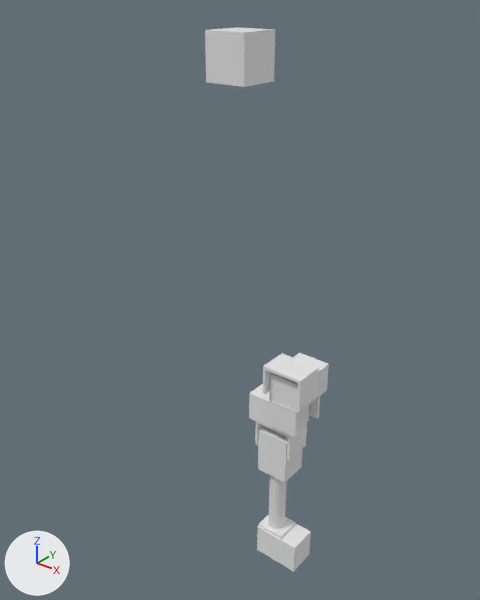
An edit to the Blender file neck.blend, drawn before and after from the same camera.
One viewpoint serves both versions: a 50 mm lens placed at (0.408, -0.574, 0.762), pointed at (-0.031, -0.025, 0.422). Every picture has the same lights, and +X, +Y and +Z are marked at lower left.

Script lines for the objects in view, before the commit:
```python
ob_cube = bpy.data.objects.new('Cube', me_cube_001)
ob_cube.location = (-0.028, -0.028, 0.692)
ob_cube.scale = (0.0243, 0.0243, 0.0243)
ob_neckdm0 = bpy.data.objects.new('NeckDM0', me_cube_011)
ob_neckdm0.location = (0.009, 0.027, 0.026)
ob_neckdm0.rotation_euler = (-1.571, -1.571, 0.0)  # degrees (-90, -90, 0)
ob_neckdm0.scale = (0.145, 0.163, 0.129)
ob_neckdm0bracket = bpy.data.objects.new('NeckDM0Bracket', me_cube_012)
ob_neckdm0bracket.location = (-0.003, 0.027, 0.025)
ob_neckdm0bracket.rotation_euler = (0.0, -1.571, 0.0)  # degrees (0, -90, 0)
ob_neckdm0bracket.scale = (0.0116, 0.0141, 0.02)
ob_neckdm1 = bpy.data.objects.new('NeckDM1', me_cube)
ob_neckdm1.location = (-0.003, 0.028, 0.185)
ob_neckdm1.rotation_euler = (1.571, 0.0, 0.0)  # degrees (90, 0, 0)
ob_neckdm1.scale = (0.145, 0.163, 0.129)
ob_neckdm1bracket = bpy.data.objects.new('NeckDM1Bracket', me_neckdm1bracketgeom)
ob_neckdm1bracket.location = (-0.003, 0.027, 0.205)
ob_neckdm1bracket.rotation_euler = (-1.571, 0.0, 0.0)  # degrees (-90, 0, 0)
ob_neckdm1bracket.scale = (0.0116, 0.0141, 0.02)
ob_neckdm2 = bpy.data.objects.new('NeckDM2', me_neckdm2base)
ob_neckdm2.location = (-0.007, 0.028, 0.252)
ob_neckdm2.rotation_euler = (0.0, 0.0, 1.571)  # degrees (0, 0, 90)
ob_neckdm2.scale = (0.145, 0.163, 0.129)
ob_neckdm2bracket = bpy.data.objects.new('NeckDM2Bracket', me_neckdm2bracketgeom)
ob_neckdm2bracket.location = (0.018, 0.028, 0.252)
ob_neckdm2bracket.rotation_euler = (-1.571, 0.0, 1.571)  # degrees (-90, 0, 90)
ob_neckdm2bracket.scale = (0.0116, 0.0141, 0.02)
ob_neckdm3 = bpy.data.objects.new('NeckDM3', me_cube_002)
ob_neckdm3.location = (0.019, 0.033, 0.299)
ob_neckdm3.rotation_euler = (3.142, 0.0, 0.0)  # degrees (180, 0, 0)
ob_neckdm3.scale = (0.145, 0.163, 0.129)
ob_neckdm3bracket = bpy.data.objects.new('NeckDM3Bracket', me_neckdm1bracketgeom_001)
ob_neckdm3bracket.location = (0.018, 0.012, 0.303)
ob_neckdm3bracket.rotation_euler = (-1.571, 0.0, 0.0)  # degrees (-90, 0, 0)
ob_neckdm3bracket.scale = (0.0116, 0.0141, 0.02)
```
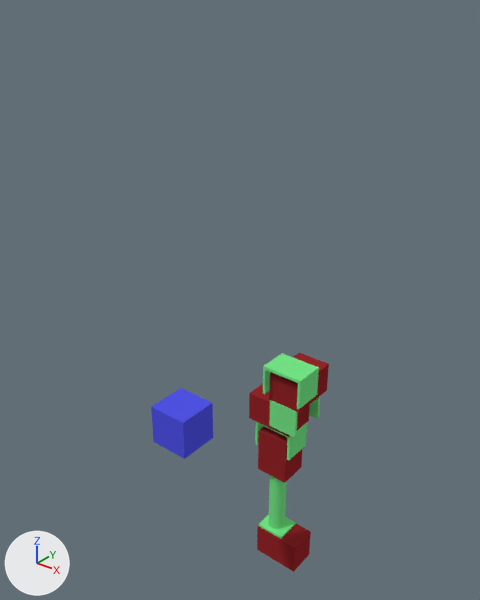
Commit message: Successfully publishing data to a ROS topic

Changed parts and their boxes [x1, y1, x2, y2] in the pictures (480 x 600 px):
'Cube', recoloured, moved
    before: [205, 27, 275, 87]
    after: [151, 388, 213, 459]
'NeckDM0', recoloured (white to red)
    both: [257, 523, 311, 572]
'NeckDM3Bracket', recoloured (white to green)
    both: [263, 353, 319, 409]
'NeckDM1', recoloured (white to red)
    both: [258, 427, 302, 483]
'NeckDM3', recoloured (white to red)
    both: [269, 353, 329, 413]
'NeckDM0Bracket', recoloured (white to green)
    both: [258, 475, 295, 539]
'NeckDM2', recoloured (white to red)
    both: [249, 384, 310, 437]
'NeckDM2Bracket', recoloured (white to green)
    both: [269, 396, 320, 438]
'NeckDM1Bracket', recoloured (white to green)
    both: [255, 422, 307, 460]

What the commit changed:
Material 'Material' (mat_material) changes colour from white #e7e7e7 to red #96272b; in linear values from (0.8, 0.8, 0.8) to (0.305, 0.0203, 0.0242).
Material 'Material.001' (mat_material_001) is new.
Its base color is (0.181, 0.8, 0.242) (green #76e787).
Material 'Material.002' (mat_material_002) is new.
Its base color is (0.0829, 0.0874, 0.8) (blue #5153e7).
me_cube_001 has 8 vertices, 6 faces and spans x -1.0..1.0, y -1.0..1.0, z -1.0..1.0.
me_cube_001 now uses material mat_material_002 (blue #5153e7).
me_cube_012 has 74 vertices, 102 faces and spans x 2.04..10.81, y -1.27..1.26, z -0.99..1.01.
me_cube_012 now uses material mat_material_001 (green #76e787).
me_neckdm1bracketgeom has 24 vertices, 22 faces and spans x -2.34..2.44, y -1.99..0.84, z -0.96..1.04.
me_neckdm1bracketgeom now uses material mat_material_001 (green #76e787).
me_neckdm2bracketgeom has 24 vertices, 22 faces and spans x -2.34..2.44, y -1.99..0.84, z -0.96..1.04.
me_neckdm2bracketgeom now uses material mat_material_001 (green #76e787).
me_neckdm1bracketgeom_001 has 24 vertices, 22 faces and spans x -2.34..2.44, y -1.99..0.84, z -0.96..1.04.
me_neckdm1bracketgeom_001 now uses material mat_material_001 (green #76e787).
Object 'Cube' (ob_cube) moves from (-0.028, -0.028, 0.692) to (-0.032, -0.128, 0.305).
